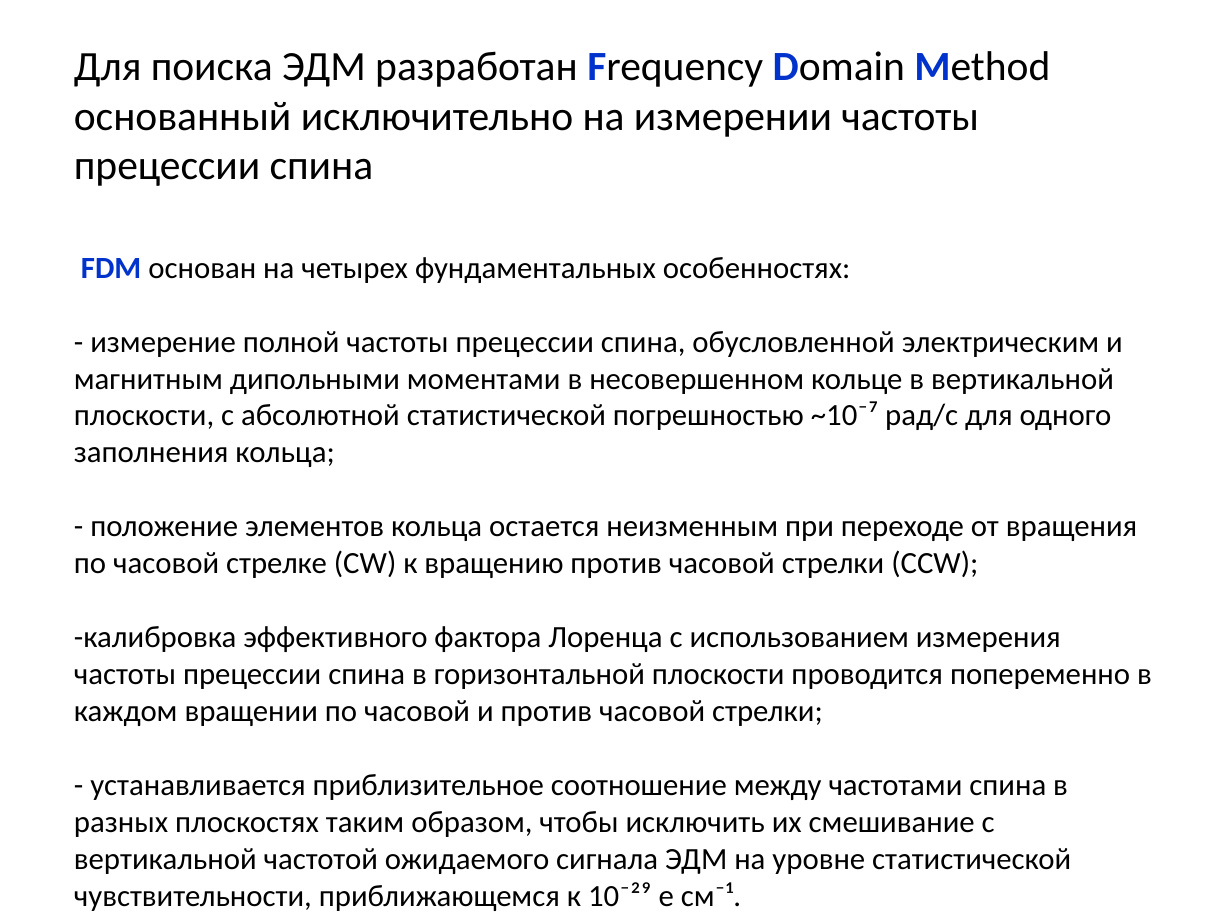
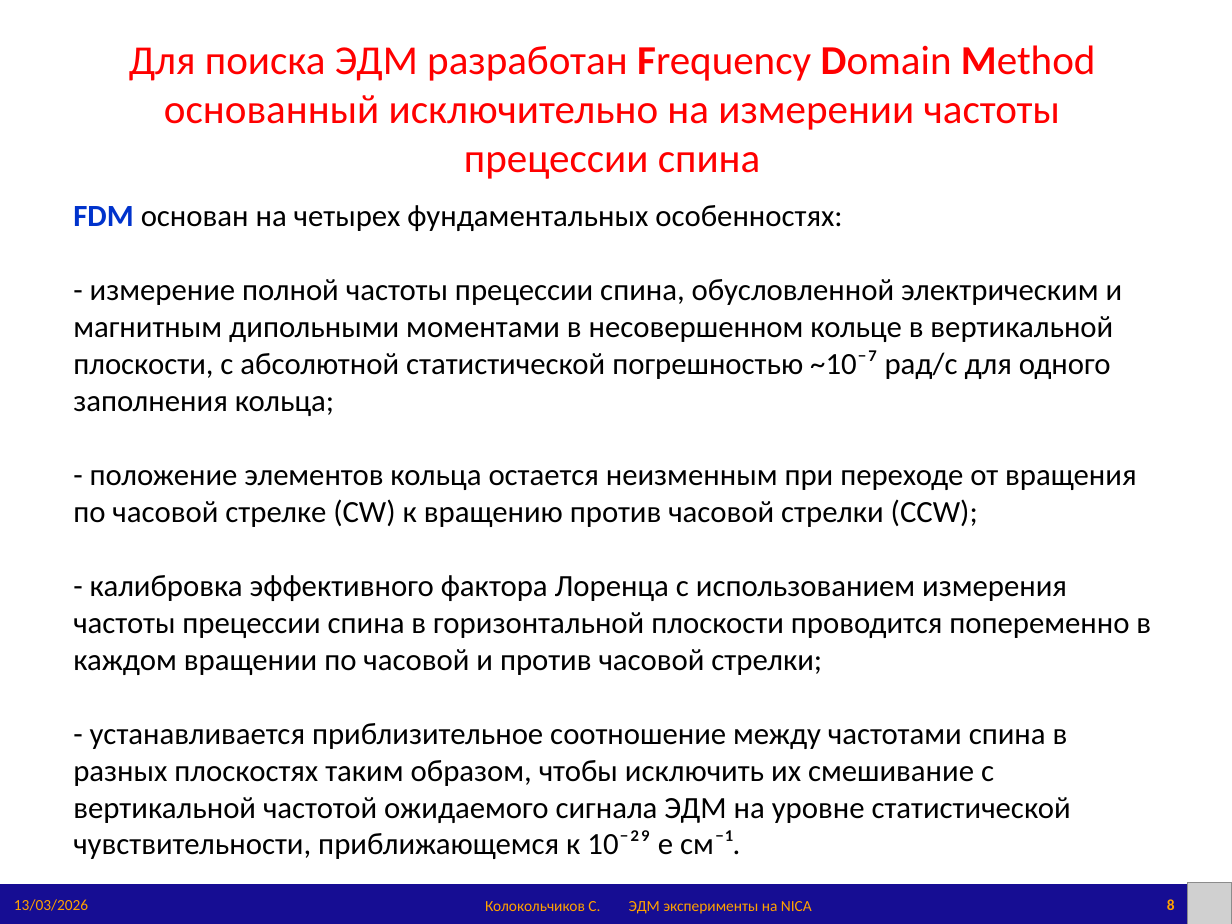
Before and after one commit to sergeybell/article, a slide deck: slide 8 of 2026/СЯФ'26/NSK'26_EDM_Kolokolchikov.pptx. Drawn at 1232x924 pixels with LibreOffice and Linux fonts; fonts in the diff are those of the drawing; grey boxes stand for pictures. Boxes give left, top, right and bottom in pixels: in the first picture for what was removed or moved away, otherwise in the second. Text is boxed around its words. In the diff, an @@ line names an element or a change of style, - is before the commit and + after.

Commit message:
Presentation at NSK'26

```diff
--- a/2026/СЯФ'26/NSK'26_EDM_Kolokolchikov.pptx
+++ b/2026/СЯФ'26/NSK'26_EDM_Kolokolchikov.pptx
@@ text added at bbox=[129, 45, 1096, 179], 24 pt, text #FF0000 @@
+Для поиска ЭДМ разработан Frequency Domain Method основанный исключительно на измерении частоты прецессии спина
@@ title at bbox=[73, 205, 1151, 859]: text changed @@
-Для поиска ЭДМ разработан Frequency Domain Method основанный исключительно на измерении частоты прецессии спина
-FDM основан на четырех фундаментальных особенностях:
-- измерение полной частоты прецессии спина, обусловленной электрическим и магнитным дипольными моментами в несовершенном кольце в вертикальной плоскости, с абсолютной статистической погрешностью ~10⁻⁷ рад/с для одного заполнения кольца;
-- положение элементов кольца остается неизменным при переходе от вращения по часовой стрелке (CW) к вращению против часовой стрелки (CCW);
--калибровка эффективного фактора Лоренца с использованием измерения частоты прецессии спина в горизонтальной плоскости проводится попеременно в каждом вращении по часовой и против часовой стрелки;
-- устанавливается приблизительное соотношение между частотами спина в разных плоскостях таким образом, чтобы исключить их смешивание с вертикальной частотой ожидаемого сигнала ЭДМ на уровне статистической чувствительности, приближающемся к 10⁻²⁹ е см⁻¹.
+FDM основан на четырех фундаментальных особенностях:
+- измерение полной частоты прецессии спина, обусловленной электрическим и магнитным дипольными моментами в несовершенном кольце в вертикальной плоскости, с абсолютной статистической погрешностью ~10⁻⁷ рад/с для одного заполнения кольца;
+- положение элементов кольца остается неизменным при переходе от вращения по часовой стрелке (CW) к вращению против часовой стрелки (CCW);
+- калибровка эффективного фактора Лоренца с использованием измерения частоты прецессии спина в горизонтальной плоскости проводится попеременно в каждом вращении по часовой и против часовой стрелки;
+- устанавливается приблизительное соотношение между частотами спина в разных плоскостях таким образом, чтобы исключить их смешивание с вертикальной частотой ожидаемого сигнала ЭДМ на уровне статистической чувствительности, приближающемся к 10⁻²⁹ е см⁻¹.
@@ rectangle added at bbox=[0, 885, 1232, 924], fill #160D93 @@
@@ text added at bbox=[14, 899, 88, 911], 9 pt, text #FFA100 @@
+13/03/2026
@@ page number added at bbox=[1167, 899, 1175, 910], 9 pt, text #FFA100, bold @@
+8
@@ picture added at bbox=[1188, 882, 1232, 924] @@
@@ text added at bbox=[485, 901, 600, 911], 9 pt, text #FFA100 @@
+Колокольчиков С.
@@ text added at bbox=[629, 901, 812, 914], 9 pt, text #FFA100 @@
+ЭДМ эксперименты на NICA
```
Also in this commit, not shown: 25 other slides changed, 5 slides added, 4 slides removed, 7 other files.
